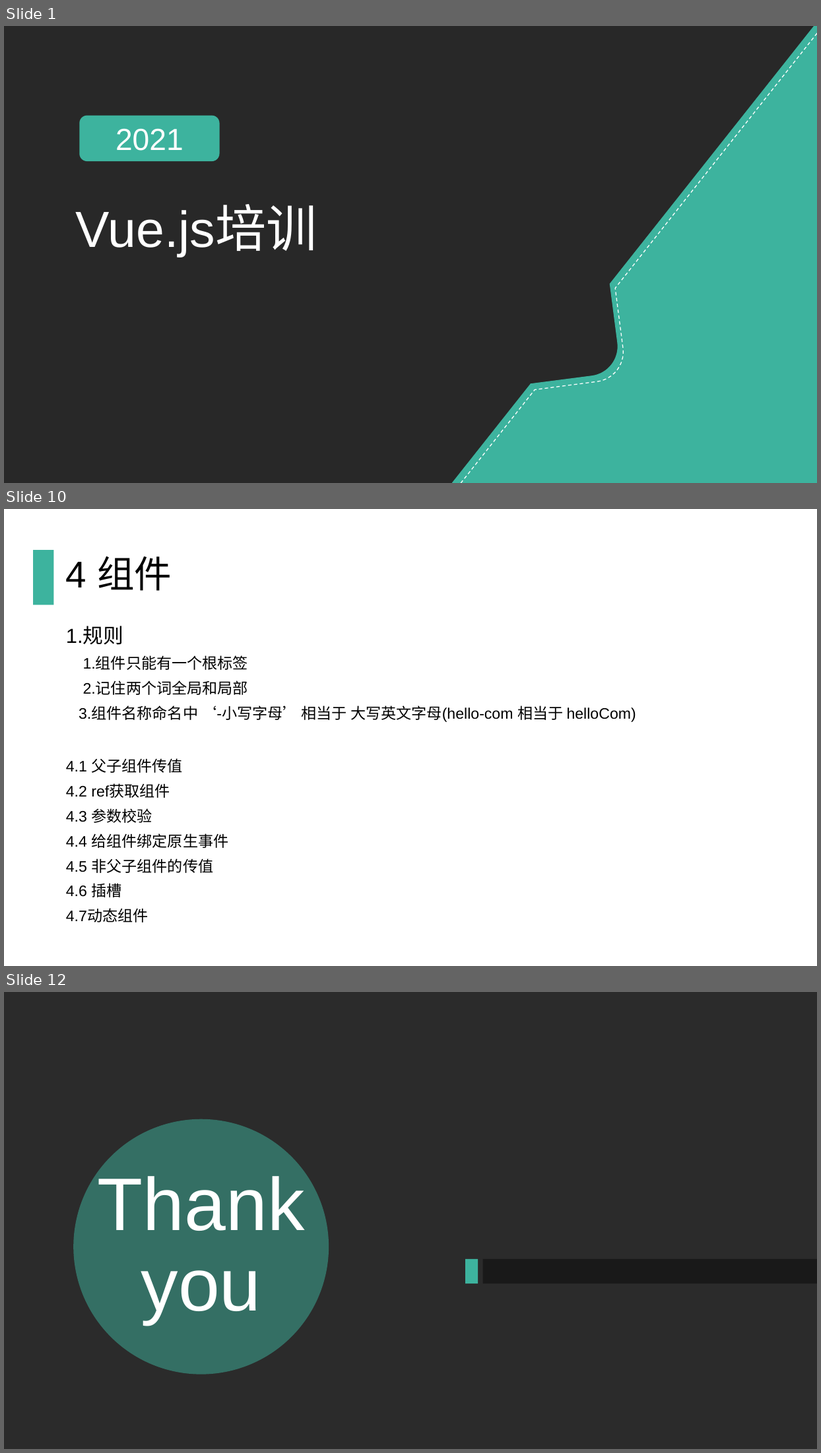
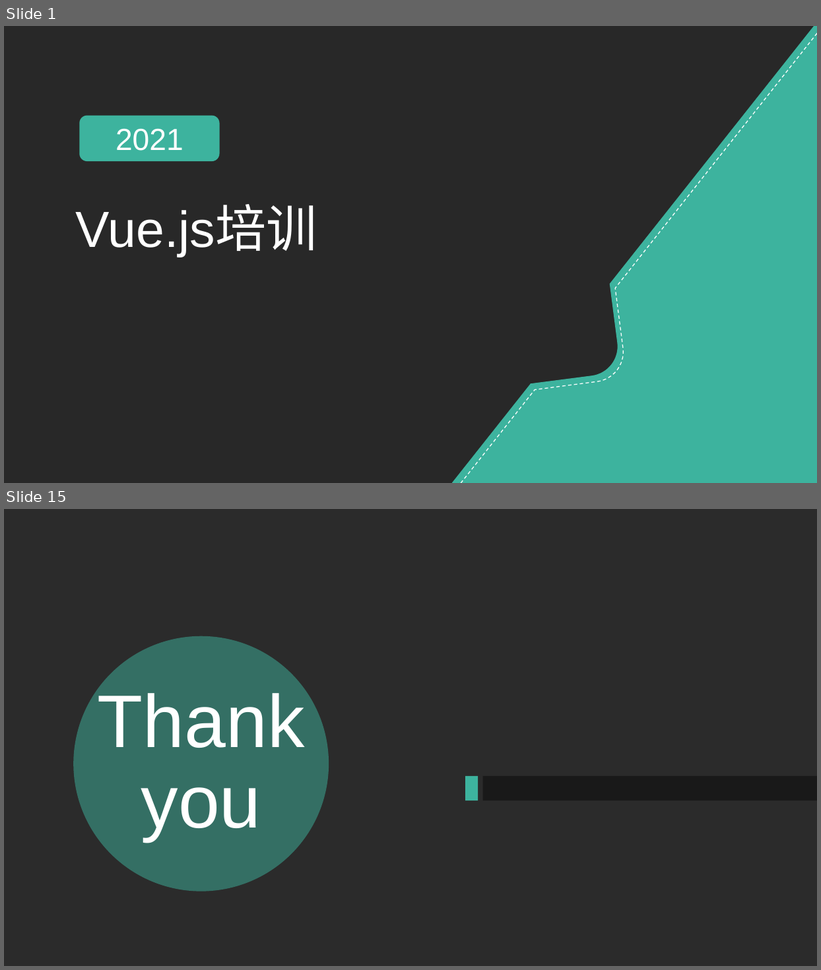
Before and after one commit to qinting513/nodejs_Vue3, a slide deck: Vue.js培训.pptx. Shown one above the other, each under a label of ours: slides 1, 10 and 12 before the commit, slides 1 and 15 after it; the slides between them are not shown. The pictures are 821x1453 and 821x970 pixels, drawn with LibreOffice and Linux fonts; fonts in the diff are those of the drawing; background and template pictures are left out; a plain dark background stands for a picture behind light text. Boxes give left, top, right and bottom in pixels: in the first picture for what was removed or moved away, otherwise in the second. Text is boxed around its words. In the diff, an @@ line names an element or a change of style, - is before the commit and + after.

```diff
--- a/Vue.js培训.pptx
+++ b/Vue.js培训.pptx
@@ slide 10 removed at (4,509,817,966), background #FFFFFF @@
@@ rectangle removed at (33,550,54,605) @@
@@ title removed at (66,556,172,591) @@
-4 组件
@@ text removed at (66,626,636,722) @@
-1.规则
-1.组件只能有一个根标签
-2.记住两个词全局和局部
-3.组件名称命名中 ‘-小写字母’ 相当于 大写英文字母(hello-com 相当于 helloCom)
@@ text removed at (66,758,228,923) @@
-4.1 父子组件传值
-4.2 ref获取组件
-4.3 参数校验
-4.4 给组件绑定原生事件
-4.5 非父子组件的传值
-4.6 插槽
-4.7动态组件
@@ what was slide 12 is now slide 15 @@
```
Also in this commit, not shown: 6 slides changed, 7 slides added, 3 other slides removed, 1 other file.
